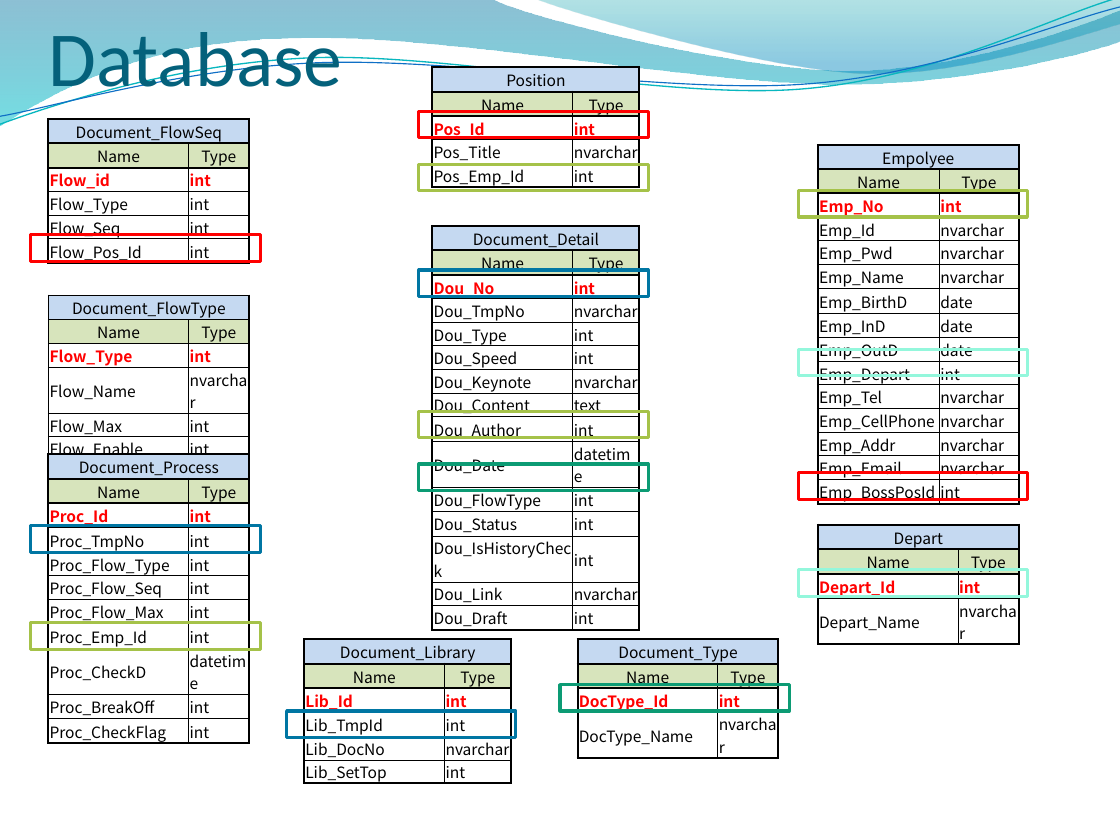
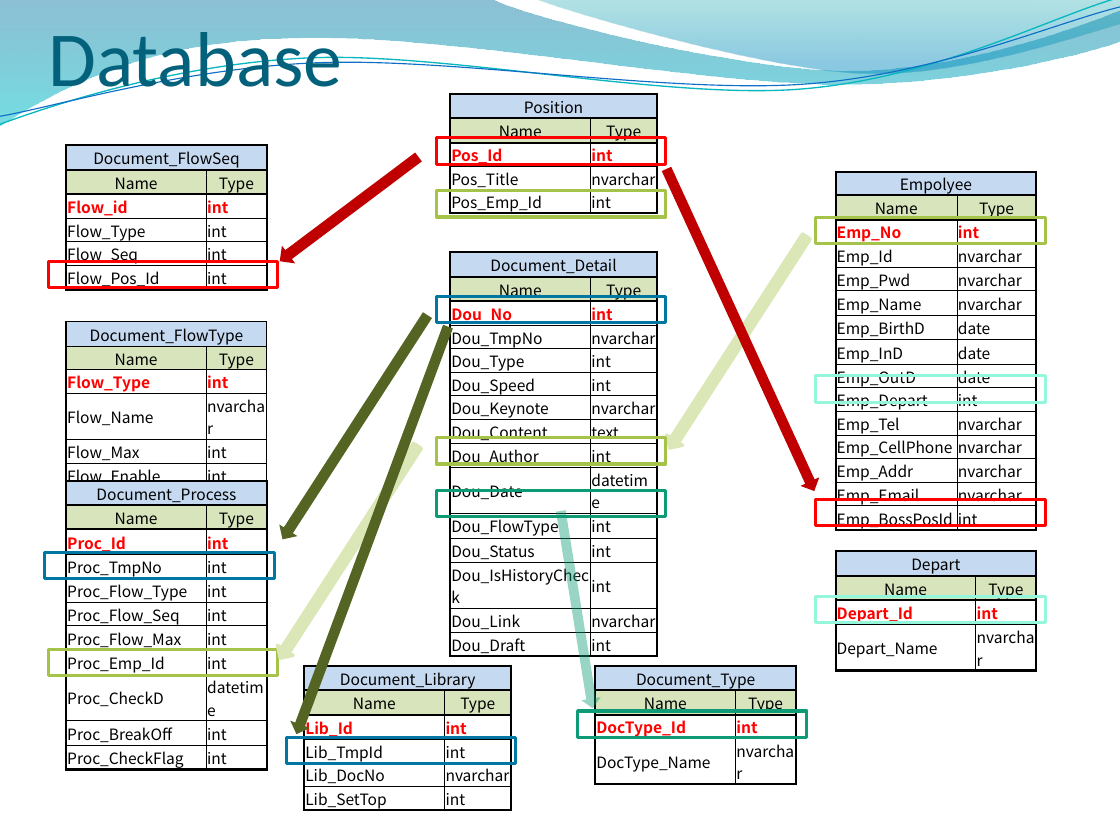
Before and after one commit to YanminHung/JavaWebProject, a slide deck: slide 6 of Report/小組簡報整合版.pptx (slide 5 before the commit). Drawn at 1120x840 pixels with LibreOffice and Linux fonts; fonts in the diff are those of the drawing; background and template pictures are left out. Boxes give left, top, right and bottom in pixels: in the first picture for what was removed or moved away, otherwise in the second. Text is boxed around its words. In the diff, an @@ line names an element or a change of style, - is before the commit and + after.

```diff
--- a/Report/小組簡報整合版.pptx
+++ b/Report/小組簡報整合版.pptx
@@ right arrow added at [273, 148, 425, 271], fill #C00000 @@
@@ right arrow added at [657, 165, 824, 495], fill #C00000 @@
@@ right arrow added at [661, 231, 814, 453], fill #DBE7B6, outline #DBE7B6 2 pt @@
@@ 7 tables, 6 rectangles: place and size @@
-7 tables, 6 rectangles at [48, 67, 1018, 747]
+7 tables, 6 rectangles at [66, 94, 1036, 773]
@@ right arrow added at [274, 310, 436, 545], fill #546422 @@
@@ right arrow added at [286, 323, 458, 738], fill #546422 @@
@@ right arrow added at [272, 440, 425, 663], fill #DBE7B6, outline #DBE7B6 2 pt @@
@@ 7 rectangles, 1 table: place and size @@
-7 rectangles, 1 table at [31, 190, 1028, 750]
+7 rectangles, 1 table at [45, 217, 1045, 776]
@@ right arrow added at [551, 510, 602, 710], fill #0C9B74 at 42% opacity @@
@@ table: place and size @@
-table at [305, 640, 511, 788]
+table at [305, 665, 511, 814]
@@ rectangle: place and size @@
-rectangle at [287, 711, 516, 738]
+rectangle at [287, 737, 516, 764]
```
Also in this commit, not shown: 4 other slides changed, 2 slides added, 1 other file.
